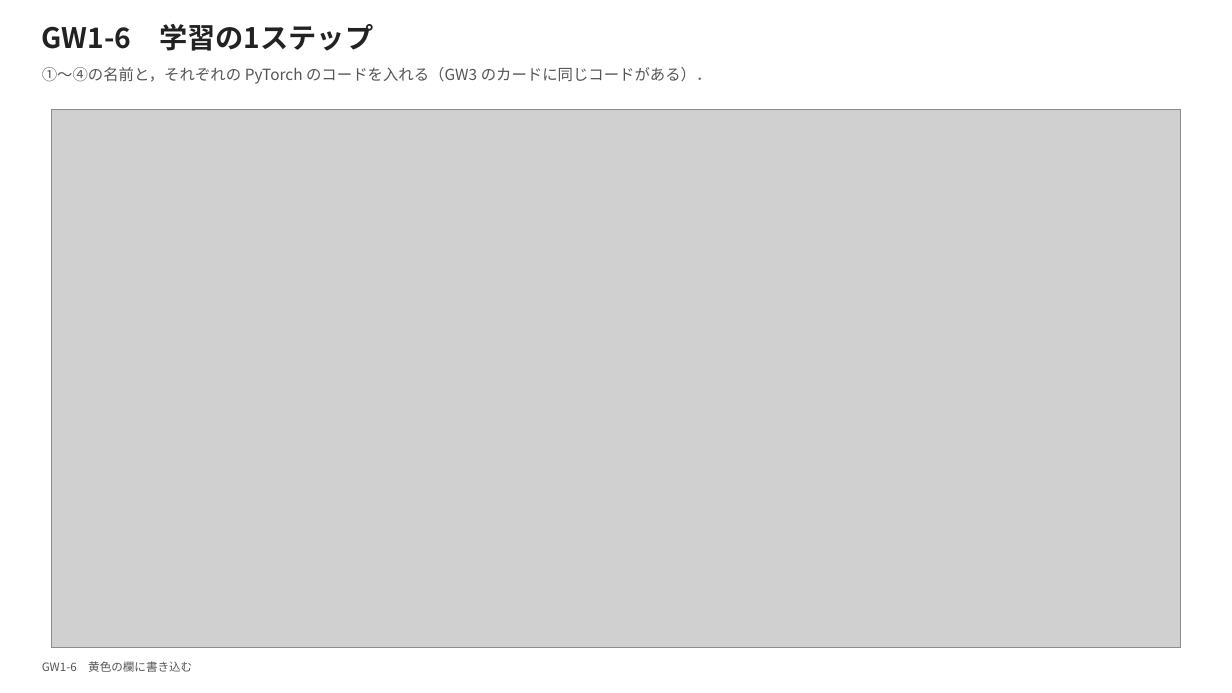
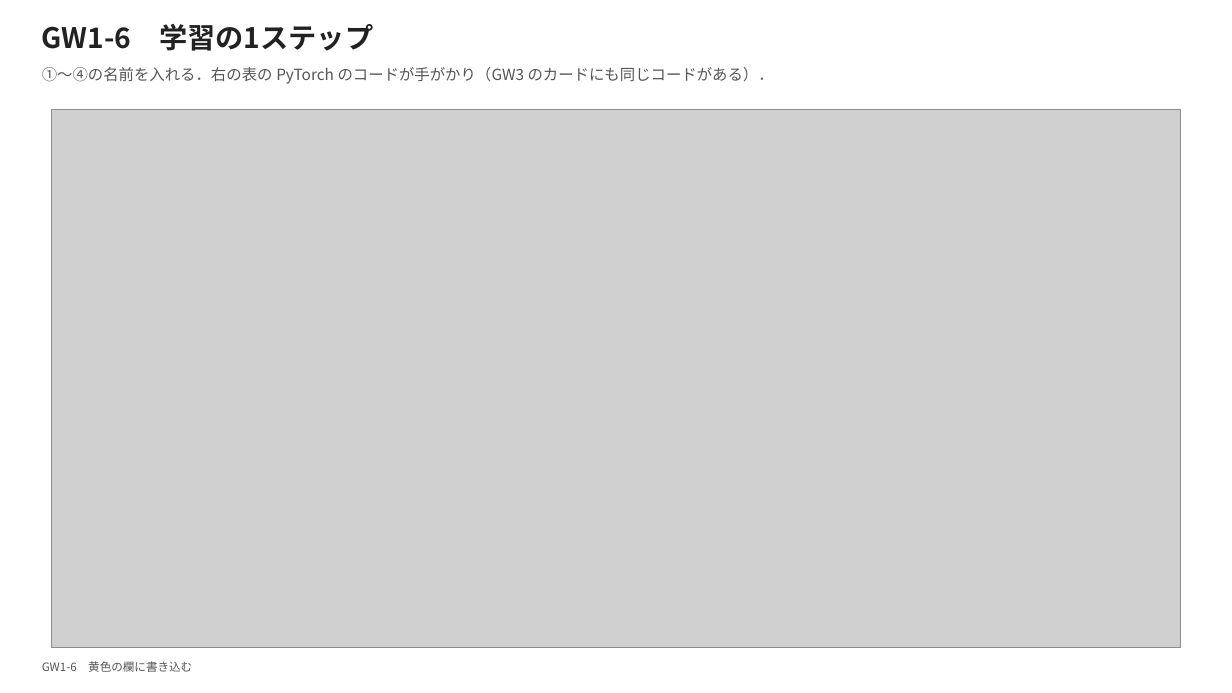
Before and after one commit to RNMUDS/2026AI_TD, a slide deck: slide 6 of docs/slides/aitd1_week1_groupwork.pptx. Drawn at 1232x693 pixels with LibreOffice and Linux fonts; fonts in the diff are those of the drawing; grey boxes stand for pictures. Boxes give left, top, right and bottom in pixels: in the first picture for what was removed or moved away, otherwise in the second. Text is boxed around its words. In the diff, an @@ line names an element or a change of style, - is before the commit and + after.

```diff
--- a/docs/slides/aitd1_week1_groupwork.pptx
+++ b/docs/slides/aitd1_week1_groupwork.pptx
@@ text at bbox=[42, 67, 774, 84]: text changed @@
-①〜④の名前と，それぞれの PyTorch のコードを入れる（GW3 のカードに同じコードがある）．
+①〜④の名前を入れる．右の表の PyTorch のコードが手がかり（GW3 のカードにも同じコードがある）．
```
Also in this commit, not shown: 1 other slide changed, 9 other files.
